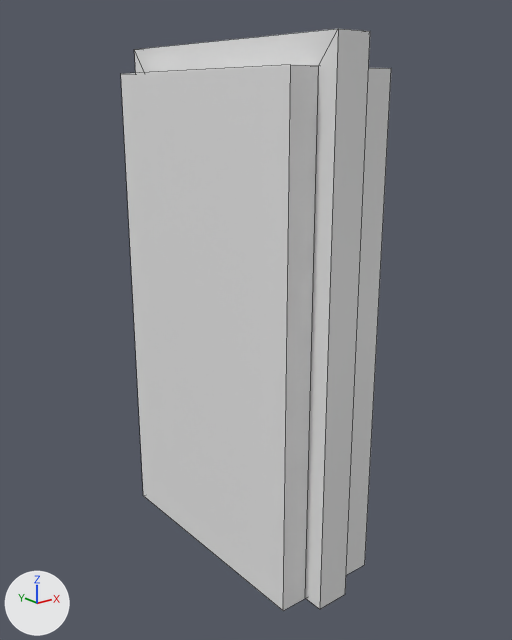
The FBX model resources/door.fbx as it was, and as the next commit left it.
Camera for both pictures: a 50 mm lens placed at (-8.41, 5.04, 3.6), pointed at (-3.96, 10.6, 1.37). The axes (+X, +Y, +Z) are drawn at lower left. The lights are the same throughout. Mesh edges are drawn as thin lines on the coarser meshes. Where no turn or scale is listed for an object, it has been applied to the vertices.

Names of what the first picture shows: 'DoorHole', 'Frame'.
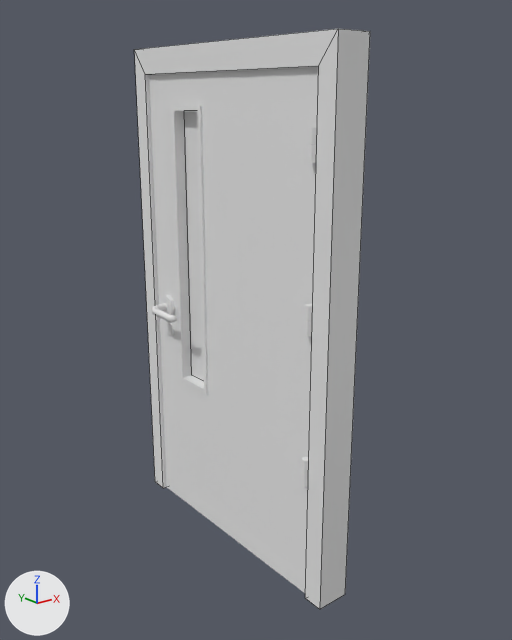
The newer file is also turned or shifted as a whole; pictures and numbers use the older file's frame.

Location of each change, (x1, y1, x2, y2) in pixels of the pictures (512 x 640 px):
'DoorHole', deleted
    before: (121, 65, 391, 611)
'Door', unchanged, uncovered by the edit
    after: (149, 66, 319, 594)
'DoorGlass', unchanged, uncovered by the edit
    after: (184, 111, 204, 381)

What changed in the scene script:
```text
Remove ob_doorhole:
    ob_doorhole = bpy.data.objects.new('DoorHole', me_cube_015)
    ob_doorhole.location = (-4.04, 10.7, 1.34)
```
